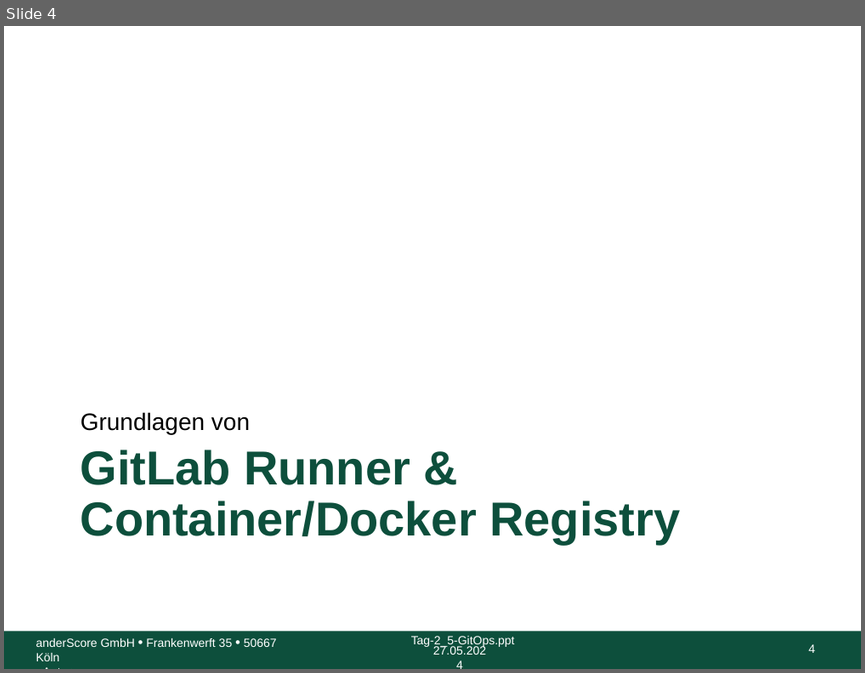
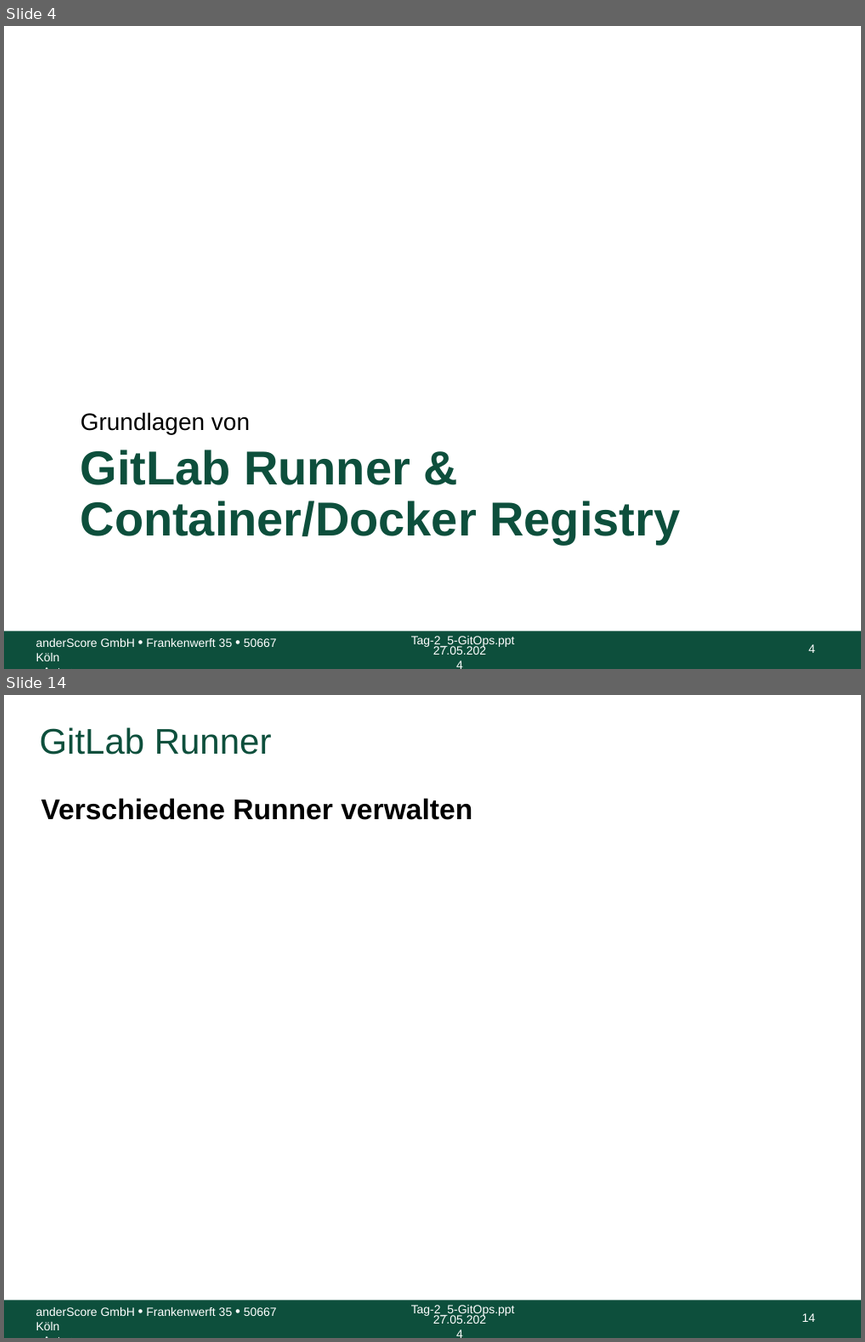
Before and after one commit to anderscore-gmbh/gitlab, a slide deck: slides/Tag-3_2-GitLab-Runner-Container-Registry.pptx. Shown one above the other, each under a label of ours: slide 4 before the commit, slides 4 and 14 after it; the slides between them are not shown. The pictures are 865x673 and 865x1342 pixels, drawn with LibreOffice and Linux fonts; fonts in the diff are those of the drawing; background and template pictures are left out. Boxes give left, top, right and bottom in pixels: in the first picture for what was removed or moved away, otherwise in the second. Text is boxed around its words. In the diff, an @@ line names an element or a change of style, - is before the commit and + after.

```diff
--- a/slides/Tag-3_2-GitLab-Runner-Container-Registry.pptx
+++ b/slides/Tag-3_2-GitLab-Runner-Container-Registry.pptx
@@ slide 14 added at (4,695,861,1338), background #FFFFFF; not listed: 5 template elements that a slide beside it also shows @@
@@ title added at (40,727,272,755), 30 pt, text #0D4F3C @@
+GitLab Runner
@@ text added at (41,798,472,820), 24 pt, text #000000, bold @@
+Verschiedene Runner verwalten
```
Also in this commit, not shown: 1 slide changed, 13 other slides added, 1 slide removed, 10 other files.
